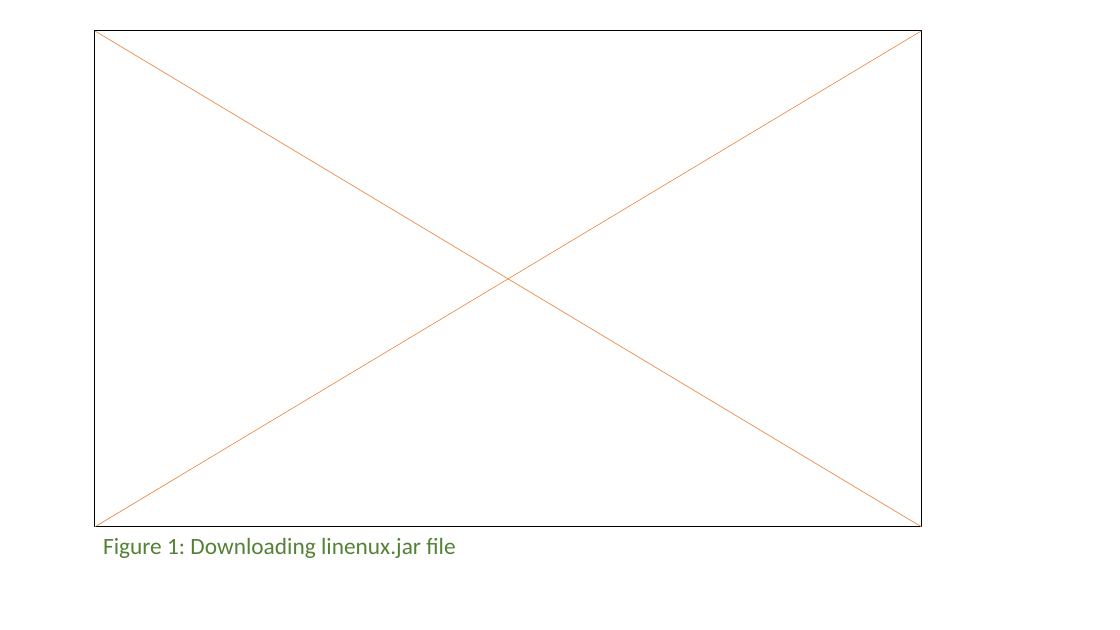
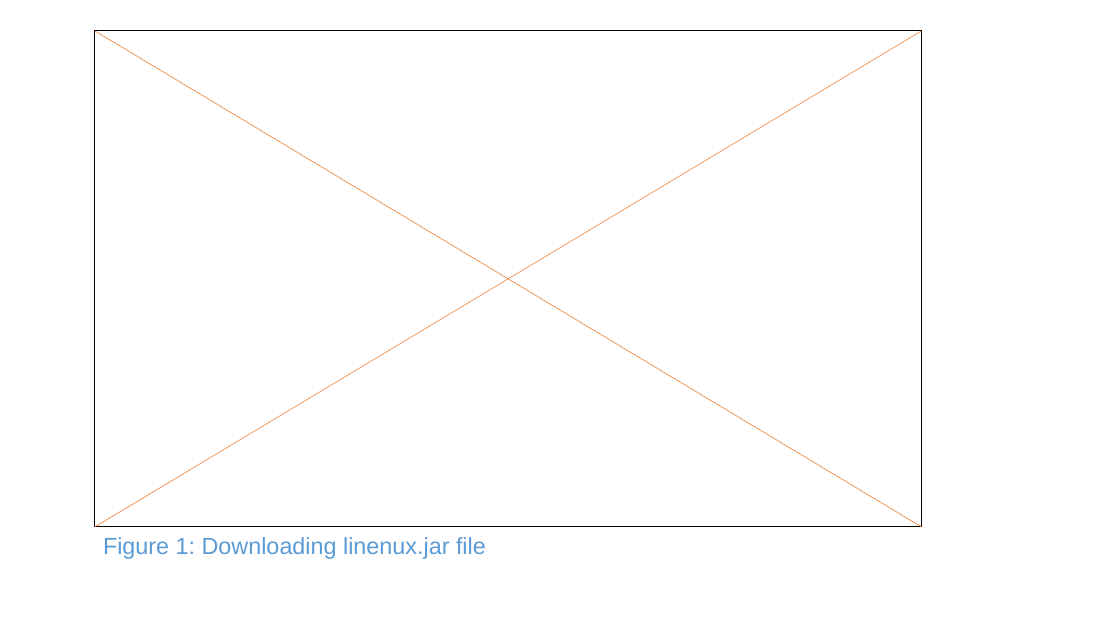
Before and after one commit to CS2103AUG2016-W11-C1/main, a slide deck: slide 1 of doc/UserGuide.pptx. Drawn at 1120x630 pixels with LibreOffice and Linux fonts; fonts in the diff are those of the drawing. Boxes give left, top, right and bottom in pixels: in the first picture for what was removed or moved away, otherwise in the second. Text is boxed around its words. In the diff, an @@ line names an element or a change of style, - is before the commit and + after.

```diff
--- a/doc/UserGuide.pptx
+++ b/doc/UserGuide.pptx
@@ text "Figure 1: Downloading linenux.jar file" at box(103, 537, 486, 559): font Calibri to Arial, text colour #548235 to #5B9BD5 @@
```
Also in this commit, not shown: 1 other slide changed, 3 other files.
